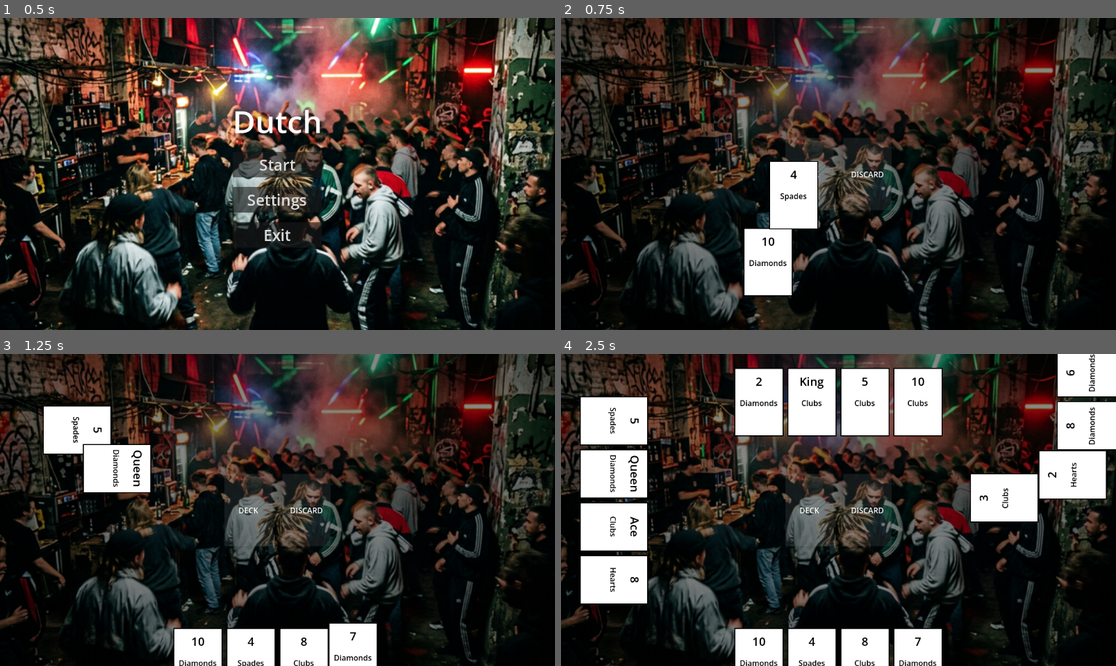
Above: before the commit, frames 1-4 (two rows, left to right).
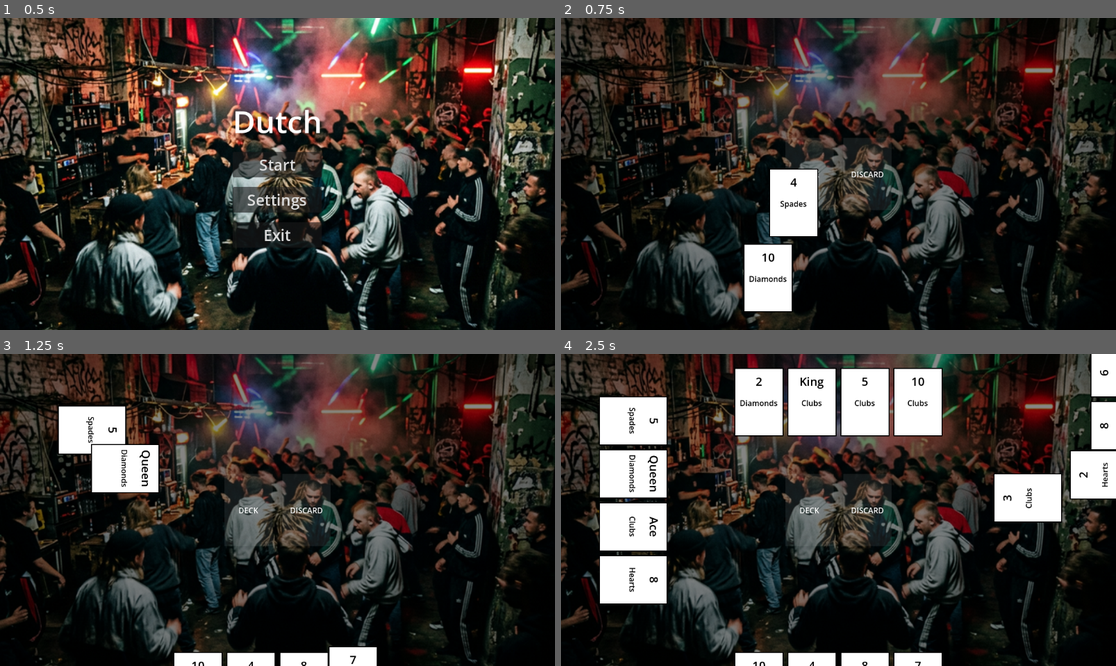
Above: after the commit, the same moments.

Repository: DinVin24/dutch
Game: Godot game, scene res://main_menu.tscn
Two runs of this game, one before a commit and one after it. Both use one fixed random seed, a clock stepped at 60 frames per second and the inputs below.
Inputs (mouse positions are in pixels of both pictures, inside the frame that each line leads up to):
- Up to frame 1 (0.5 s): no input
- Up to frame 2 (0.75 s): click "Start" at 0.5 s
- Up to frame 3 (1.25 s): no input
- Up to frame 4 (2.5 s): move the mouse to (760, 662) at 1.27 s; click (760, 662) at 1.42 s; move the mouse to (810, 662) at 2.02 s; click (810, 662) at 2.17 s

Frame 1 is identical in both runs. In frame 2, 1.5% of the frame differs, in the area x 33-47%, y 45-95%; in frame 3, 4.7%; in frame 4, 12%, in the area x 3-100%, y 0-100%.

Commit message:
Fix card visibility logging and sync Left/Right heights

Diff:
--- a/card.gd
+++ b/card.gd
@@ -18,20 +18,22 @@
 		_update_visuals()
 
 func _ready():
-	# This ensures visuals are set once the node enters the tree and @onready is done
 	_update_visuals()
 
 func _update_visuals():
-	if not data: return
+	if not data:
+		return
 
 	if data.is_face_up:
-		front_face.show()
-		back_face.hide()
-		rank_label.text = data.rank
-		suit_label.text = data.suit
+		front_face.visible = true
+		back_face.visible = false
+		rank_label.text = str(data.rank)
+		suit_label.text = str(data.suit)
+		print("CardUI: Displaying ", rank_label.text, " of ", suit_label.text)
 	else:
-		front_face.hide()
-		back_face.show()
+		front_face.visible = false
+		back_face.visible = true
+		print("CardUI: Card is face down")
 
 func flip():
 	if is_flipping: return
--- a/game_board.gd
+++ b/game_board.gd
@@ -48,29 +48,34 @@
 		# Define spread total height/width
 		var total_spread = card_spacing * (cards_per_player - 1)
 
-		# Base target positions relative to marker
+		# Base target positions relative to markers
 		var start_pos: Vector2
 		if is_vertical:
-			# USE THE SAME CENTER Y FOR BOTH LEFT AND RIGHT
-			# (Calculated from the viewport center to avoid any marker drift)
-			var center_y = get_viewport_rect().size.y / 2.0
-			var start_y = center_y - (total_spread / 2.0)
+			# Use the marker's Y, but specifically sync Right to Left as requested
+			var target_y = marker.global_position.y
+			if marker == player_pos_right:
+				target_y = player_pos_left.global_position.y
+
+			var start_y = target_y - (total_spread / 2.0)
 
 			var x_pos = marker.global_position.x
 			if marker == player_pos_right:
-				# Move RIGHT player MORE right (away from center)
-				x_pos += 80
+				# Move Right player further RIGHT
+				x_pos += 150
 			elif marker == player_pos_left:
-				# Move LEFT cards to the right (closer to center)
-				x_pos += 80
+				# Move Left player further RIGHT (closer to table center)
+				x_pos += 120
 
 			start_pos = Vector2(x_pos, start_y)
 		else:
 			# For horizontal layouts (Top/Bottom), center around marker's X
 			var start_x = marker.global_position.x - (total_spread / 2.0)
-			# Move bottom player LOWER (changed from +20 to +100)
-			var y_offset = 100 if marker == player_pos_bottom else 0
-			start_pos = Vector2(start_x, marker.global_position.y + y_offset)
+			# Move bottom player MUCH lower (+150 padding from marker)
+			var y_pos = marker.global_position.y
+			if marker == player_pos_bottom:
+				y_pos += 150
+
+			start_pos = Vector2(start_x, y_pos)
 
 		for i in range(cards_per_player):
 			var card_data_dict = GameManager.deck_manager.draw_card()
